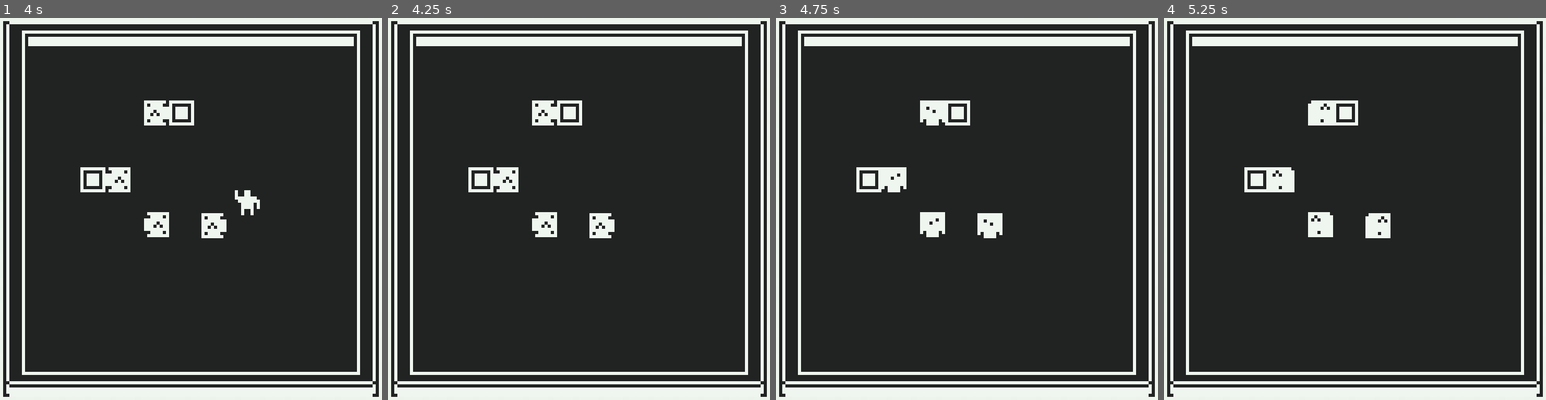
Above: before the commit, frames 1-4 (left to right).
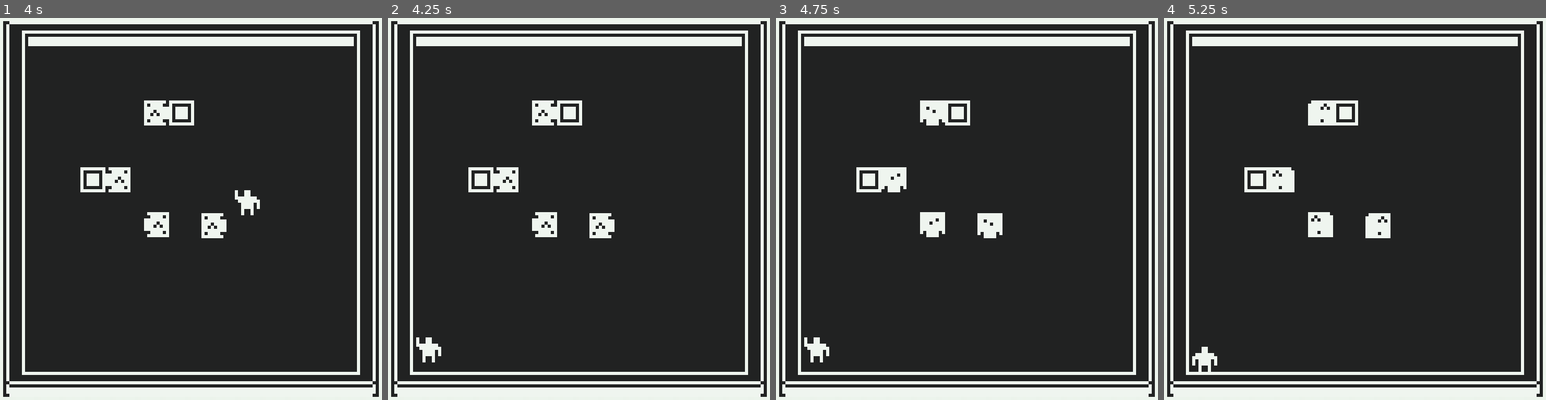
Above: after the commit, the same moments.

Repository: pageSwanson/library-game-series
Game: Godot game, scene res://Planet_0.tscn
Two runs of this game, one before a commit and one after it. Both use one fixed random seed, a clock stepped at 60 frames per second and the inputs below.
Inputs:
- Up to frame 1 (4 s): hold Right (move_right) 0.53-1.28 s; hold Down (move_down) 1.28-2.03 s; hold Right (move_right) 2.03-2.78 s; hold Up (move_up) 2.78-3.53 s; hold Left (move_left) from 3.53 s (still down)
- Up to frame 2 (4.25 s): keep holding Left (move_left)
- Up to frame 3 (4.75 s): keep holding Left (move_left)
- Up to frame 4 (5.25 s): release Left (move_left) at 5.03 s; hold Down (move_down) from 5.03 s (still down)

Frame 1 is identical in both runs. In frame 2, 0.2% of the frame differs, in the area x 7-14%, y 83-91%; in frame 3, 0.2%; in frame 4, 0.2%.

Commit message:
script update to branch

Diff:
--- a/space-game/Planet_0.gd
+++ b/space-game/Planet_0.gd
@@ -13,5 +13,5 @@
 func _ready():
 	initialize()
 
-func _on_castaway_hit():
+func _on_Castaway_hit():
 	initialize()
